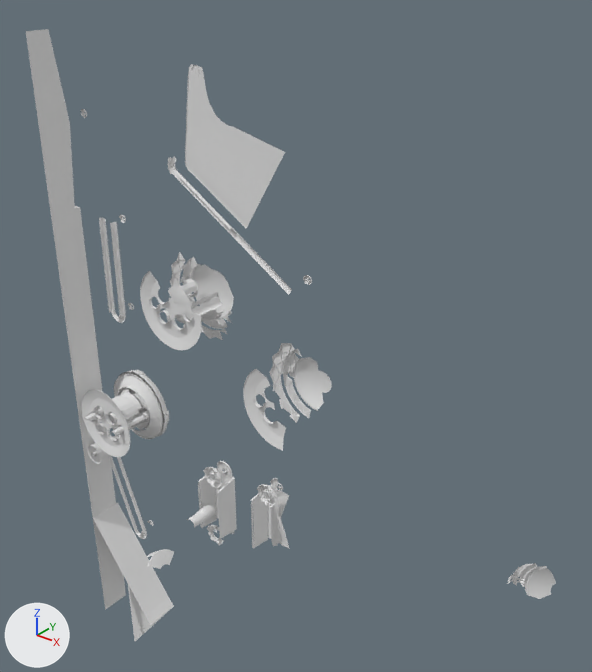
The OBJ model RoyalFlush_1957/gameitems/Primitive.LM_All_Lights_GIlight015_Parts.obj as it was, and as the next commit left it.
Camera for both pictures: a 50 mm camera at (506.0, -650.0, 227.0) aimed at (-111.0, 121.0, -251.0). Lighting does not change. The marker at lower left points along +X, +Y and +Z. Where no turn or scale is listed for an object, it has been applied to the vertices. Vertices at the same position are counted once.

The first picture shows 'LM_All_Lights_GIlight015_Parts'.
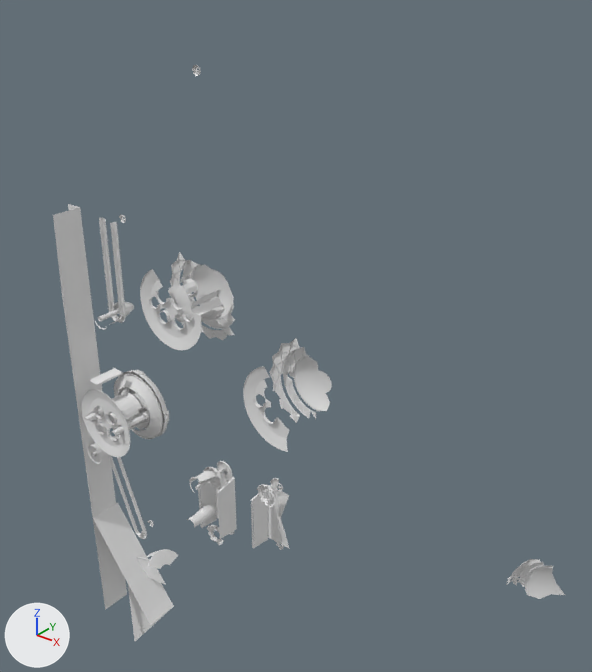
Edits to the bpy script that builds the scene:
```text
Change me_lm_all_lights_gilight015_parts:
    used by ob_lm_all_lights_gilight015_parts; location = (0.0, 0.0, 0.0)
    remove me_lm_all_lights_gilight015_parts.from_pydata(...)  # 4848 vertices, 7190 faces; spans x -476.0..291.0, y -20.0..89.0, z -965.0..121.0
    add me_lm_all_lights_gilight015_parts.from_pydata(...)  # 5052 vertices, 7465 faces; spans x -476.0..303.0, y -20.0..89.0, z -965.0..94.0
    me_lm_all_lights_gilight015_parts part 1: the loose piece of 73 vertices spanning x -237.0..-45.0, y 25.0..33.0, z -145.0..-11.0 is deleted
    me_lm_all_lights_gilight015_parts part 2: the loose piece of 72 vertices spanning x -232.0..-72.0, y 53.0..54.0, z -89.0..94.0 is deleted
    me_lm_all_lights_gilight015_parts part 3: the loose piece of 48 vertices spanning x -46.0..-34.0, y 53.0..58.0, z -138.0..-126.0 is deleted
    me_lm_all_lights_gilight015_parts part 4: 10 vertices moved from x -423.0..-81.0, y 25.0..62.0, z -692.0..-453.0 to x -423.0..-82.0, y 26.0..62.0, z -692.0..-453.0; 81 vertices removed from x -449.0..-48.0, y -3.0..73.0, z -574.0..121.0; 507 vertices added at x -474.0..-24.0, y -3.0..82.0, z -844.0..89.0
    me_lm_all_lights_gilight015_parts part 5: 18 vertices added at x 242.0..303.0, y 65.0..89.0, z -441.0..-393.0
```

Pixel boxes [x1, y1, x2, y2] of what changed, in the pictures (592 x 672 px):
'LM_All_Lights_GIlight015_Parts', reshaped: before [26, 29, 556, 641]; after [53, 65, 565, 641]
part 1 of me_lm_all_lights_gilight015_parts, deleted: before [168, 157, 292, 295]
part 2 of me_lm_all_lights_gilight015_parts, deleted: before [185, 64, 285, 228]
part 3 of me_lm_all_lights_gilight015_parts, deleted: before [303, 275, 312, 285]
part 4 of me_lm_all_lights_gilight015_parts, built on: before [26, 29, 282, 565]; after [90, 68, 330, 595]
part 5 of me_lm_all_lights_gilight015_parts, added: after [506, 559, 565, 595]
